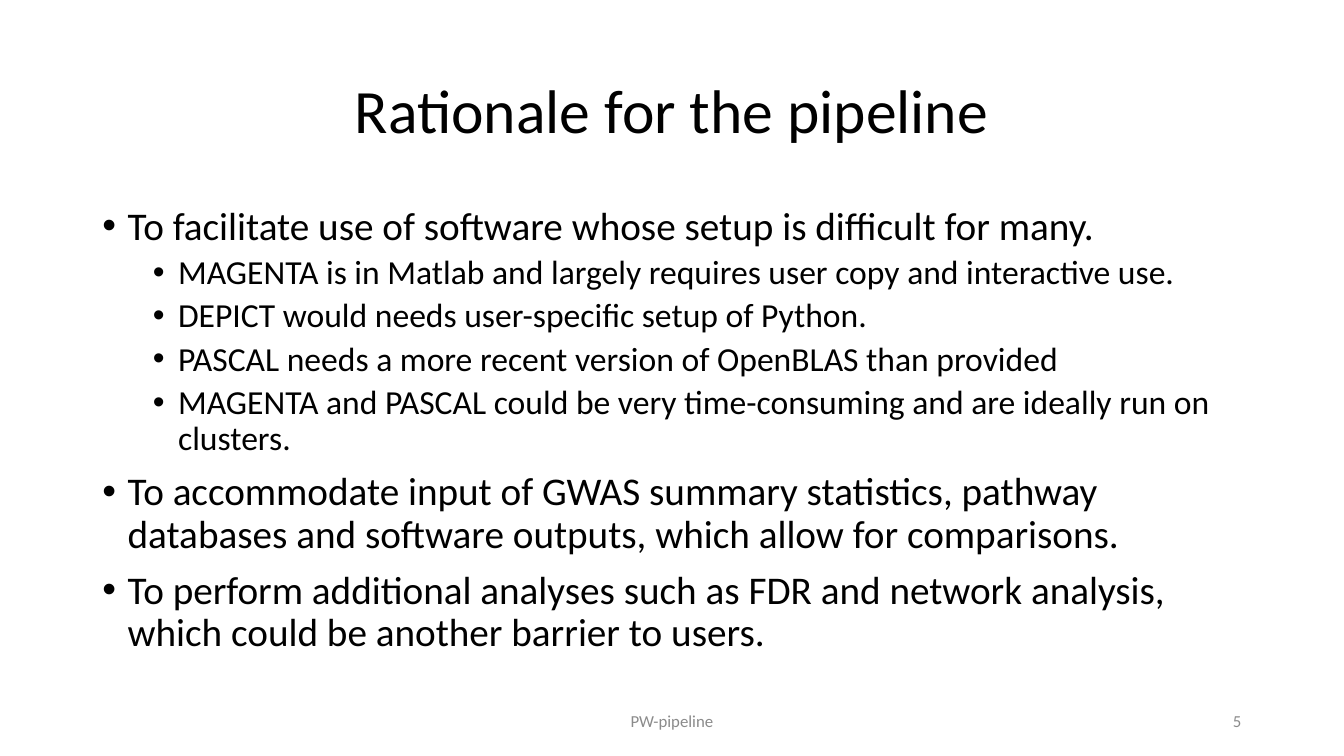
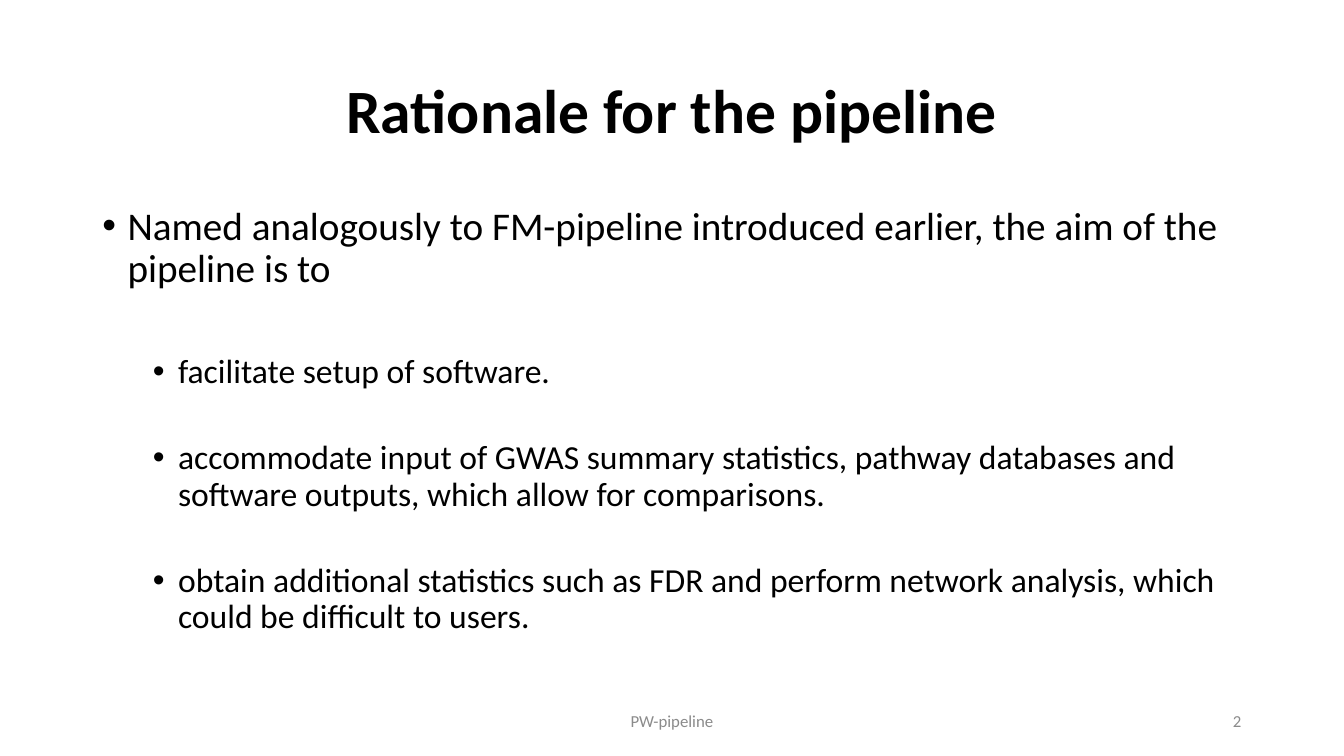
Before and after one commit to jinghuazhao/PW-pipeline, a slide deck: slide 2 of README.pptx (slide 5 before the commit). Drawn at 1344x756 pixels with LibreOffice and Linux fonts; fonts in the diff are those of the drawing. Boxes give left, top, right and bottom in pixels: in the first picture for what was removed or moved away, otherwise in the second. Text is boxed around its words. In the diff, an @@ line names an element or a change of style, - is before the commit and + after.

```diff
--- a/README.pptx
+++ b/README.pptx
@@ title "Rationale for the pipeline" at (346, 89, 996, 143): bold on @@
@@ text at (128, 212, 1217, 629): text changed; size 28 to 24 pt @@
-• To facilitate use of software whose setup is difficult for many.
-  • MAGENTA is in Matlab and largely requires user copy and interactive use.
-  • DEPICT would needs user-specific setup of Python.
-  • PASCAL needs a more recent version of OpenBLAS than provided
-  • MAGENTA and PASCAL could be very time-consuming and are ideally run on clusters.
-• To accommodate input of GWAS summary statistics, pathway databases and software outputs, which allow for comparisons.
-• To perform additional analyses such as FDR and network analysis, which could be another barrier to users.
+• Named analogously to FM-pipeline introduced earlier, the aim of the pipeline is to
+  • facilitate setup of software.
+  • accommodate input of GWAS summary statistics, pathway databases and software outputs, which allow for comparisons.
+  • obtain additional statistics such as FDR and perform network analysis, which could be difficult to users.
@@ page number at (1233, 716, 1241, 727): text changed @@
-5
+2
```
Also in this commit, not shown: 9 other slides changed, 2 slides added.
